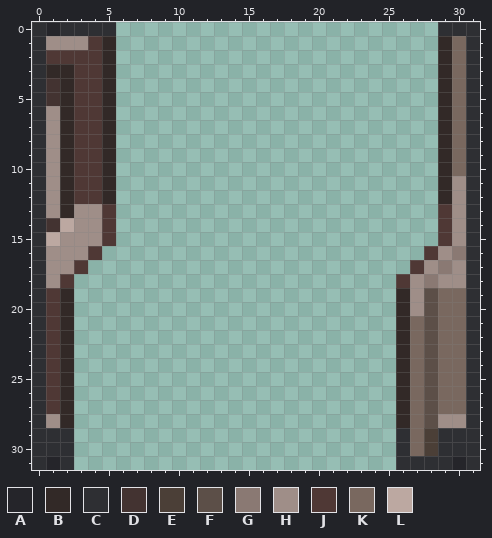
Two versions of one pixel-art sprite, Resources/Textures/Structures/Doors/Airlocks/Standard/juridical.rsi/open.png. Above, as it was before the edit.
The file is 32x32 pixels. Colours within 5 levels of each other are drawn and written as one.
Palette (. is transparent): A #25252a  B #322927  C #2e2f33  D #433331  E #4b3f37  F #5c4f48  G #8a7973  H #9f8e88  J #4f3835  K #79685f  L #bca8a1
Pixels before, first column x 0:
 0 CACCCC.......................CCC
 1 CHHHJB.......................BKC
 2 CJJJJB.......................BKC
 3 CBBJJB.......................BKC
 4 CDBJJB.......................BKC
 5 CDBJJB.......................BKC
 6 CHBJJB.......................BKC
 7 CHBJJB.......................BKC
 8 CHBJJB.......................BKC
 9 CHBJJB.......................BKC
10 CHBJJB.......................BKC
11 CHBJJB.......................BHC
12 CHBJJB.......................BHC
13 CHBHHJ.......................JHC
14 CDLHHJ.......................JHC
15 CLHHHJ.......................JHC
16 CHHHJ.......................JHGC
17 CHHJ.......................JHGHC
18 CHJ.......................JHGHHC
19 CJB.......................BHFKKC
20 CJB.......................BHFKKC
21 CJB.......................BKFKKC
22 CJB.......................BKFKKC
23 CJB.......................BKFKKC
24 CJB.......................BKFKKC
25 CJB.......................BKFKKC
26 CJB.......................BKFKKC
27 CJB.......................BKFKKC
28 CHB.......................BKFHHC
29 CCC.......................CKECCC
30 CCC.......................CKECCC
31 CAC.......................CCCCAC
After:
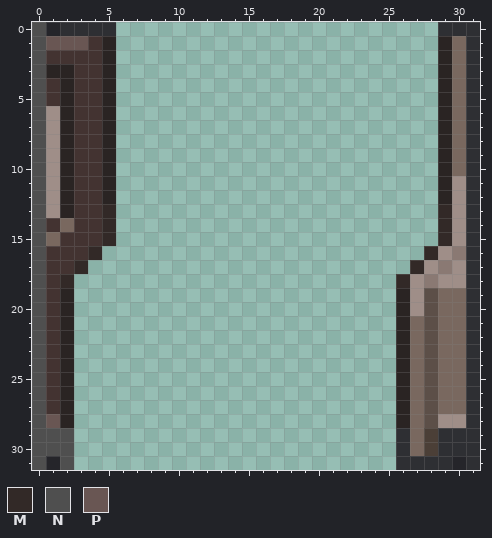
Colours new in this view: M #322927  N #4f4f4f  P #695653
Difference:
Colour B changes from #322927 to #2a2423.
Colour H gives way to colour D in rows 13 to 14 at x 3 to 4; in row 15 at x 2 to 4; in row 16 at x 1 to 3; in row 17 at x 1 to 2; in row 18 at x 1.
Colour J gives way to colour D in row 1 at x 4; in row 2 at x 1 to 4; in rows 3 to 12 at x 3 to 4; in rows 19 to 27 at x 1.
Colour L gives way to colour K in row 14 at x 2; in row 15 at x 1.
Colour J gives way to colour M in rows 13 to 15 at x 5 and 29; in row 16 at x 4 and 28; in row 17 at x 3 and 27; in row 18 at x 2 and 26.
Colour C gives way to colour N in rows 0 to 28 at x 0; in rows 29 to 30 at x 0 to 2; in row 31 at x 0 and 2.
Colour H gives way to colour P in row 1 at x 1 to 3; in row 28 at x 1.
Where, in picture pixels (left, top, right, bottom), the same in both pictures:
changed: (32, 22, 116, 470)
changed: (396, 36, 452, 428)
